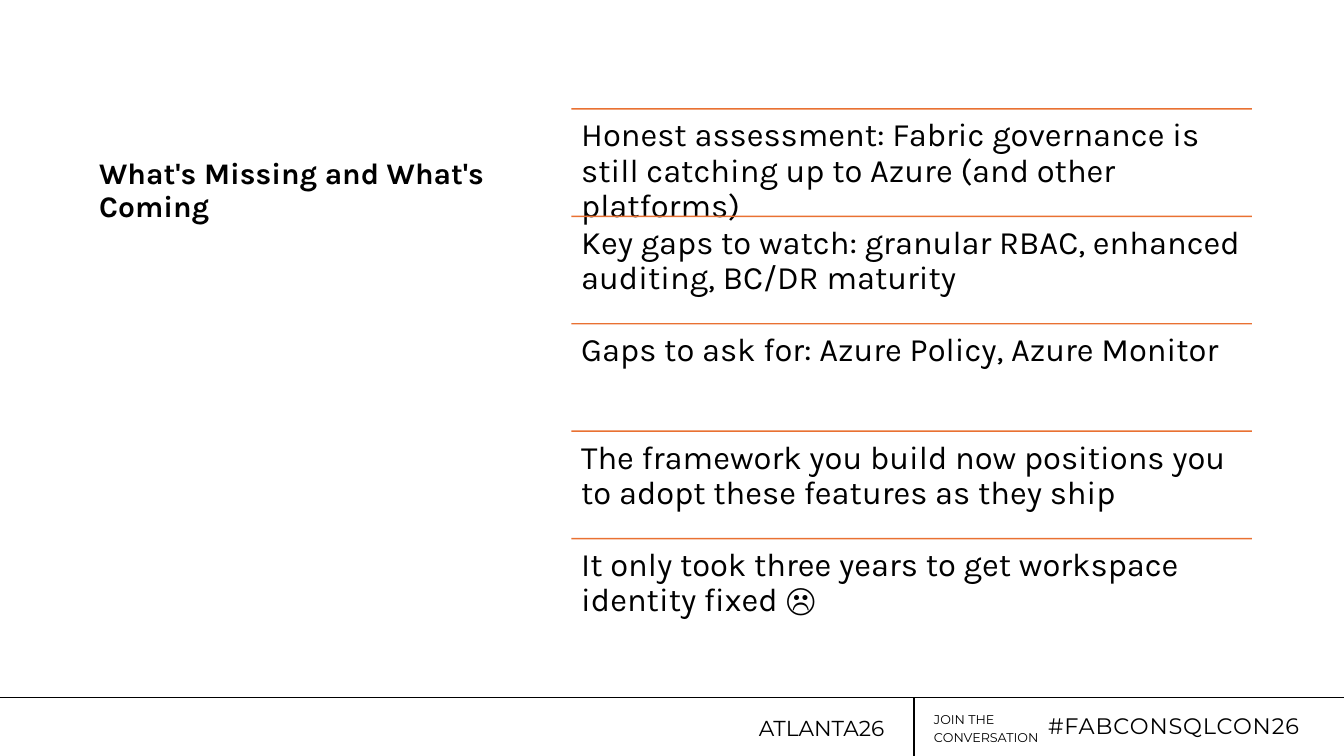
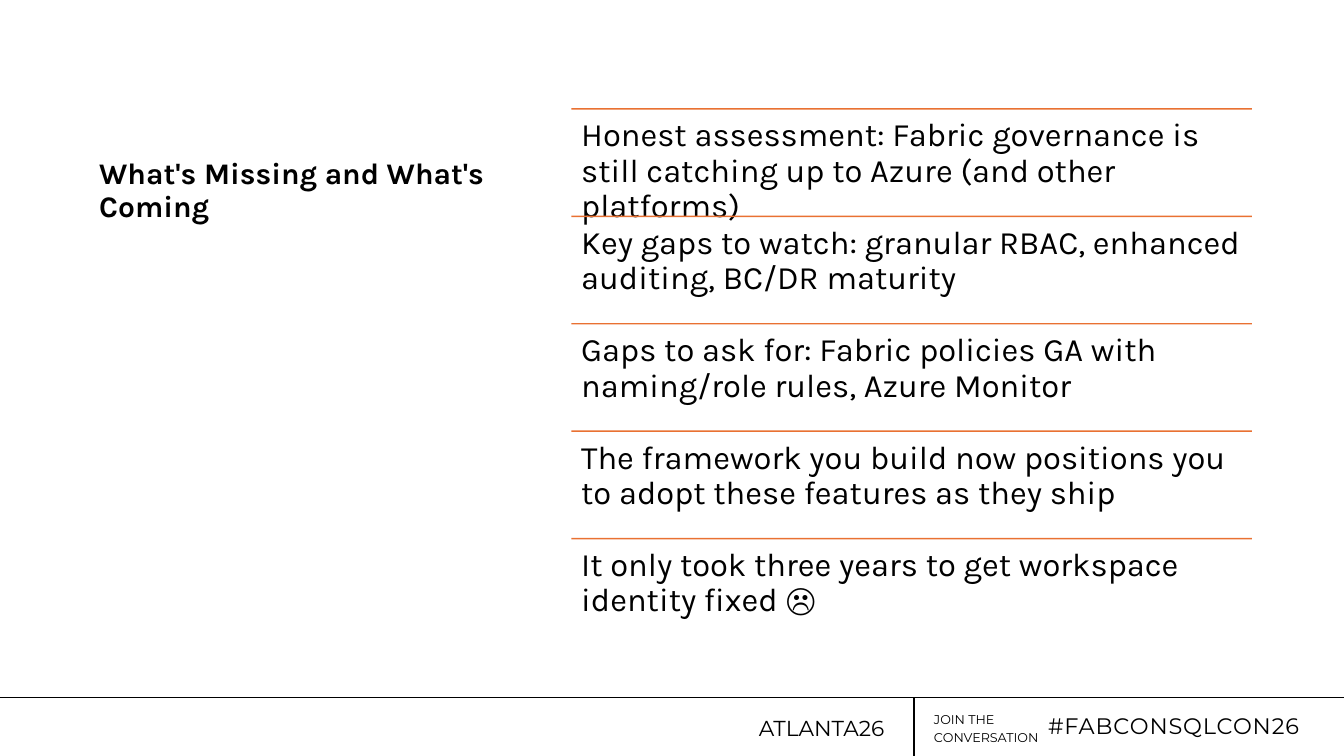
Before and after one commit to jdanton/FabricWAF, a slide deck: slide 33 of Dantoni_FabCon26-WAF.pptx (slide 32 before the commit). Drawn at 1344x756 pixels with LibreOffice and Linux fonts; fonts in the diff are those of the drawing; background and template pictures are left out. Boxes give left, top, right and bottom in pixels: in the first picture for what was removed or moved away, otherwise in the second. Text is boxed around its words. In the diff, an @@ line names an element or a change of style, - is before the commit and + after.

```diff
--- a/Dantoni_FabCon26-WAF.pptx
+++ b/Dantoni_FabCon26-WAF.pptx
@@ text at [581,338,1156,405]: text changed @@
-Gaps to ask for: Azure Policy, Azure Monitor
+Gaps to ask for: Fabric policies GA with naming/role rules, Azure Monitor
```
Also in this commit, not shown: 7 other slides changed, 1 slide added, 5 slides removed.
